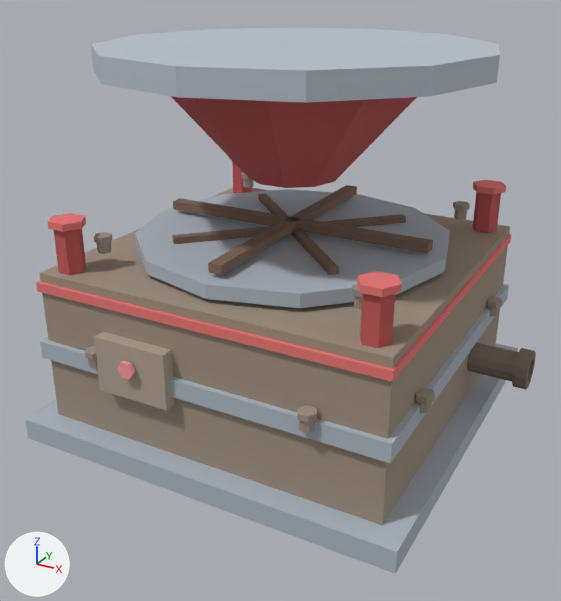
An edit to the glTF model buildings/sink/models/sink_flat.glb, drawn before and after from the same camera.
Before and after are seen from a camera (50 mm lens) standing at (0.792, -1.5, 1.011) and looking at (0.008, -0.075, 0.299). The axes (+X, +Y, +Z) are drawn at lower left. The lights are the same throughout. The picture after the commit comes second. Where no turn or scale is listed for an object, it has been applied to the vertices. Vertices at exactly the same position are counted once.

Names of what the first picture shows: 'Band', 'BasePlatform', 'Body', 'ControlPanel', 'CornerPost_1', 'DrainPipe', 'Funnel', 'GrateBar_0', 'GrateBar_1', 'HopperInner', 'HopperRim', 'RedStripe' and 17 more.
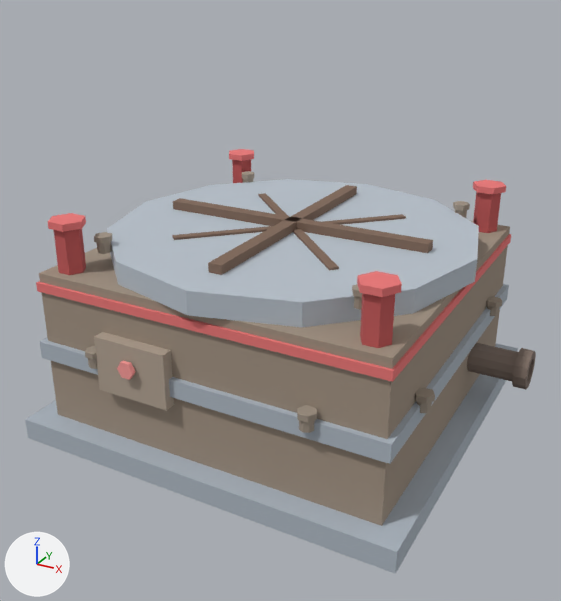
The newer file is also rescaled (x2.0) as a whole; pictures and numbers use the older file's frame.

Where the change shows, as pixel boxes (x1, y1, x2, y2) in the pictures (561 x 601 px):
'HopperRim', moved: before (91, 27, 500, 103); after (107, 179, 479, 327)
'Funnel', moved (not visible afterwards): before (171, 96, 417, 188)
'HopperInner', unchanged, covered by the edit: before (135, 189, 450, 308)

The change, as a diff of the scene's bpy script:
```diff
--- a/buildings/sink/models/sink_flat.glb.py
+++ b/buildings/sink/models/sink_flat.glb.py
@@ me_cone @@
 # used by ob_funnel; location = (0.0, 0.0, 0.82)
-me_cone.from_pydata(...)  # 20 vertices, 36 faces; spans x -0.325..0.325, y -0.309..0.309, z -0.25..0.0
+me_cone.from_pydata(...)  # 20 vertices, 36 faces; spans x -0.325..0.325, y -0.309..0.309, z -0.66..-0.41
+# me_cone part 1: the whole mesh is moved by (0.0, 0.0, -0.41)
 me_cone.materials.append(mat_conemat)
@@ me_cylinder_004 @@
 # used by ob_hopperrim; location = (0.0, 0.006, 0.8)
-me_cylinder_004.from_pydata(...)  # 24 vertices, 44 faces; spans x -0.425..0.425, y -0.425..0.425, z 0.0..0.05
+me_cylinder_004.from_pydata(...)  # 24 vertices, 44 faces; spans x -0.425..0.425, y -0.428..0.422, z -0.4..-0.35
+# me_cylinder_004 part 2: the whole mesh is moved by (0.0, -0.003, -0.4)
 me_cylinder_004.materials.append(mat_cylindermat)
```
